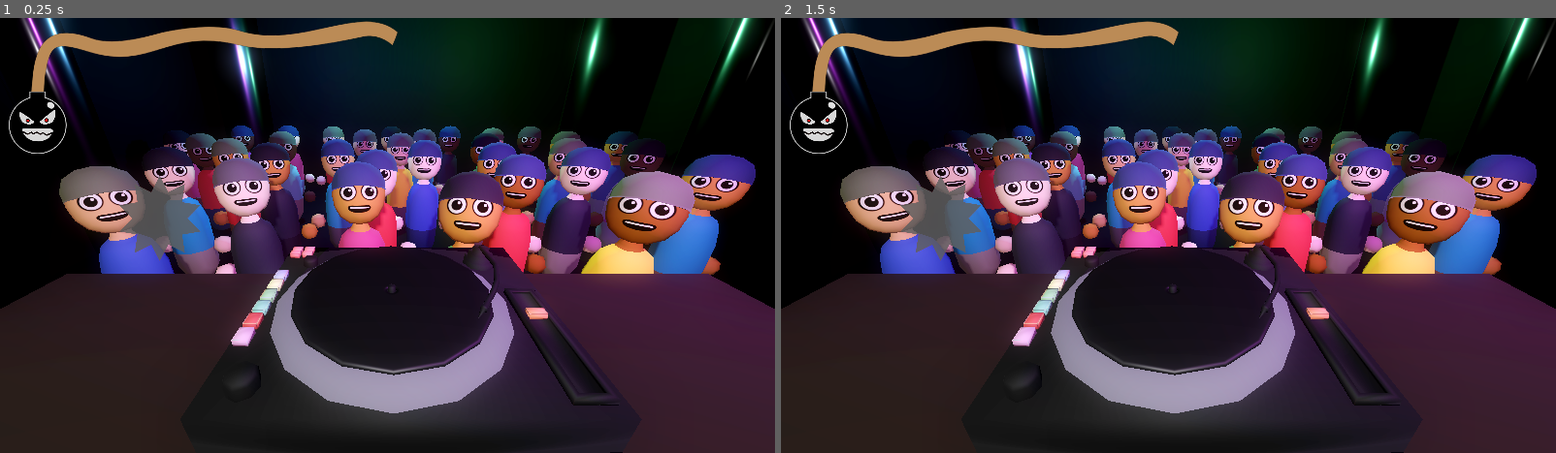
Above: before the commit, frames 1-2 (left to right).
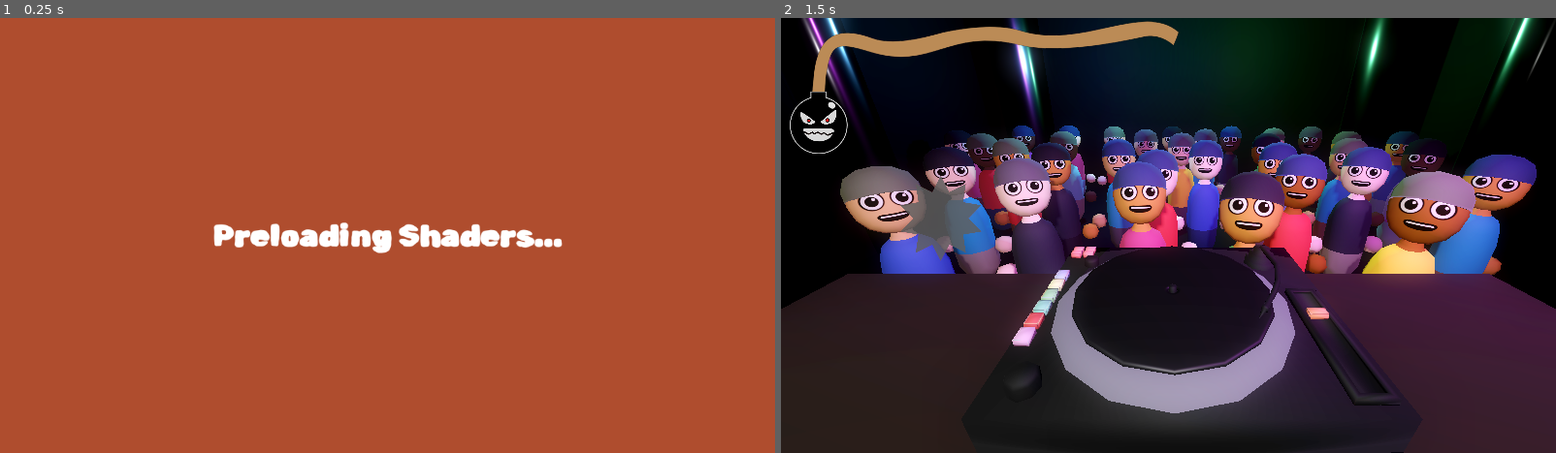
Above: after the commit, the same moments.

Repository: petegilb/rhythmjam
Game: Godot game, scene res://levels/main.tscn
The game is run twice, just before and just after one commit, with the same random seed, the same clock (stepped at 60 frames per second) and the same inputs. Sound files missing from this copy of the repository are replaced by a short silence.
Inputs (mouse positions are in pixels of both pictures, inside the frame that each line leads up to):
- Up to frame 1 (0.25 s): no input
- Up to frame 2 (1.5 s): move the mouse to (1339, 213) at 0.52 s; hold Right (ui_right) 0.53-1.28 s; tap Space (space) at 0.6, 1.35 s; tap Enter at 1.25 s; move the mouse to (1013, 257) at 1.27 s; hold Left (ui_left) from 1.28 s (still down)

The runs differ from the first frame. In frame 1, 99% of the frame differs, in the area x 0-100%, y 0-100%; in frame 2, nothing differs.

Commit message:
preload/loading screen to deal with hitches in web build + screenshots

Diff:
--- a/levels/level1.tscn
+++ b/levels/level1.tscn
@@ -6,9 +6,8 @@
 [ext_resource type="PackedScene" uid="uid://bl8b6x6mwrh0h" path="res://assets/turntable.glb" id="4_ua5ty"]
 [ext_resource type="AudioStream" uid="uid://dd0pvomso2b5i" path="res://music/RhythmGame Fuse.mp3" id="6_8hd6v"]
 [ext_resource type="PackedScene" uid="uid://145w4lranmv8" path="res://assets/bomb.glb" id="6_pdpul"]
-[ext_resource type="Texture2D" uid="uid://dkdpxrathxbhb" path="res://assets/fuse/Flare01.png" id="7_omn1t"]
+[ext_resource type="PackedScene" uid="uid://c6pujggm7quru" path="res://scenes/fuse_particle.tscn" id="7_omn1t"]
 [ext_resource type="PackedScene" uid="uid://pybfbku7se80" path="res://crowd/crowd.tscn" id="8_045es"]
-[ext_resource type="Material" uid="uid://nkrer8w18isu" path="res://materials/fuse_particle_mat.tres" id="8_lf3p4"]
 [ext_resource type="Script" uid="uid://bc6ttn0hc1rg7" path="res://crowd/crowd_manager.gd" id="8_omn1t"]
 
 [sub_resource type="Environment" id="Environment_txtq1"]
@@ -121,16 +120,6 @@
 &"win": SubResource("Animation_lf3p4")
 }
 
-[sub_resource type="StandardMaterial3D" id="StandardMaterial3D_045es"]
-transparency = 1
-cull_mode = 2
-shading_mode = 0
-vertex_color_use_as_albedo = true
-albedo_texture = ExtResource("7_omn1t")
-
-[sub_resource type="QuadMesh" id="QuadMesh_045es"]
-size = Vector2(0.05, 0.05)
-
 [node name="Level1" type="Node3D" unique_id=359005921]
 
 [node name="DirectionalLight3D" type="DirectionalLight3D" parent="." unique_id=48410384]
@@ -242,14 +231,8 @@
 unique_name_in_owner = true
 stream = ExtResource("6_8hd6v")
 
-[node name="FuseParticle" type="GPUParticles3D" parent="turntable/record/bomb" unique_id=1300762357]
-transform = Transform3D(1.0000006, -1.1920929e-07, 2.9802322e-08, -2.9802322e-08, 1.0000002, -2.0861626e-07, 8.940697e-08, 0, 1.0000006, 0.007646084, 0.33651924, -0.14548302)
-material_override = SubResource("StandardMaterial3D_045es")
-emitting = false
-amount = 20
-lifetime = 0.09999999999999999
-process_material = ExtResource("8_lf3p4")
-draw_pass_1 = SubResource("QuadMesh_045es")
+[node name="FuseParticle" parent="turntable/record/bomb" unique_id=1382433138 instance=ExtResource("7_omn1t")]
+transform = Transform3D(1.0000006, 2.9802312e-08, -8.940696e-08, -2.9802322e-08, 1.0000002, -1.4210855e-14, 8.940696e-08, 1.6875382e-14, 1.0000006, 0.007646084, 0.33651924, -0.14548302)
 
 [node name="crowd" type="Node3D" parent="." unique_id=1661353956]
 
@@ -356,3 +339,6 @@
 script = ExtResource("8_omn1t")
 
 [node name="CrowdAnimator" type="AnimationPlayer" parent="CrowdManager" unique_id=994830917]
+
+[node name="PreloadLocation" type="Node3D" parent="." unique_id=934913026]
+transform = Transform3D(1, 0, 0, 0, 1, 0, 0, 0, 1, 0, 1.6964688, 6.02969)
--- a/levels/main.tscn
+++ b/levels/main.tscn
@@ -1,12 +1,20 @@
 [gd_scene format=3 uid="uid://d3hjcx5p28i8t"]
 
 [ext_resource type="Script" uid="uid://barn6g7q5gsvo" path="res://main.gd" id="1_wdj6m"]
+[ext_resource type="PackedScene" uid="uid://145w4lranmv8" path="res://assets/bomb.glb" id="2_6et1j"]
 [ext_resource type="PackedScene" uid="uid://dsdpdkm1wvli4" path="res://ui/ui.tscn" id="2_wdj6m"]
+[ext_resource type="PackedScene" uid="uid://c6pujggm7quru" path="res://scenes/fuse_particle.tscn" id="3_etqu2"]
 [ext_resource type="PackedScene" uid="uid://bbnvgii0pgkur" path="res://levels/level1.tscn" id="3_l8qe7"]
+[ext_resource type="PackedScene" uid="uid://bl8b6x6mwrh0h" path="res://assets/turntable.glb" id="4_jw1n3"]
 [ext_resource type="AudioStream" uid="uid://bd2usumki4ijd" path="res://music/RhythmGame victory.mp3" id="4_m1504"]
+[ext_resource type="PackedScene" uid="uid://b3erx0sva6x6y" path="res://assets/record.glb" id="5_xdh4e"]
+[ext_resource type="PackedScene" uid="uid://c0onclnmjka4m" path="res://scenes/fuse_cursor.tscn" id="6_jw1n3"]
+[ext_resource type="PackedScene" uid="uid://pybfbku7se80" path="res://crowd/crowd.tscn" id="7_xdh4e"]
+[ext_resource type="Theme" uid="uid://kjkyjl1nqctl" path="res://fonts/default_theme.tres" id="11_xdh4e"]
 
 [node name="Main" type="Node2D" unique_id=1758961681]
 script = ExtResource("1_wdj6m")
+preloader_scenes = Array[PackedScene]([ExtResource("2_6et1j"), ExtResource("3_etqu2"), ExtResource("4_jw1n3"), ExtResource("5_xdh4e"), ExtResource("6_jw1n3"), ExtResource("7_xdh4e")])
 
 [node name="MusicPlayer" type="AudioStreamPlayer" parent="." unique_id=1844480474]
 
@@ -20,3 +28,38 @@
 
 [node name="EndMusicPlayer" type="AudioStreamPlayer" parent="." unique_id=652977411]
 stream = ExtResource("4_m1504")
+
+[node name="CanvasLayer" type="CanvasLayer" parent="." unique_id=1261141915]
+
+[node name="LoadingRect" type="ColorRect" parent="CanvasLayer" unique_id=319118739]
+visible = false
+anchors_preset = 8
+anchor_left = 0.5
+anchor_top = 0.5
+anchor_right = 0.5
+anchor_bottom = 0.5
+offset_left = -576.0
+offset_top = -324.0
+offset_right = 576.0
+offset_bottom = 324.0
+grow_horizontal = 2
+grow_vertical = 2
+size_flags_horizontal = 3
+size_flags_vertical = 3
+color = Color(0.6856343, 0.30088243, 0.18015328, 1)
+
+[node name="Label" type="Label" parent="CanvasLayer/LoadingRect" unique_id=1427783777]
+layout_mode = 1
+anchors_preset = 8
+anchor_left = 0.5
+anchor_top = 0.5
+anchor_right = 0.5
+anchor_bottom = 0.5
+offset_left = -260.5
+offset_top = -28.0
+offset_right = 260.5
+offset_bottom = 28.0
+grow_horizontal = 2
+grow_vertical = 2
+theme = ExtResource("11_xdh4e")
+text = "Preloading Shaders..."
--- a/main.gd
+++ b/main.gd
@@ -23,6 +23,8 @@
 @onready var ui_lose_screen = $Ui/CanvasLayer/LoseScreen
 @onready var fuse_particle: GPUParticles3D = $Level1/turntable/record/bomb/FuseParticle
 @onready var fuse_particle2D: GPUParticles2D = $Ui/GameUI/FuseCursor
+@onready var preload_location: Node3D = $Level1/PreloadLocation
+@onready var loading_rect: Control = $CanvasLayer/LoadingRect
 
 const UI_NOTE_SPEED = 1.0
 const INPUT_MARGIN = 0.08
@@ -61,6 +63,9 @@
 var evil_laugh_sfx: AudioStream = preload("res://music/evil_laugh.wav")
 var woosh_sfx: AudioStream = preload("res://music/woosh.wav")
 var spin_sfx: AudioStream = preload("res://music/400685__supersnd__fidget-spinner1.wav")
+
+# preloader stuff
+@export var preloader_scenes: Array[PackedScene]
 
 # referenced this video: https://www.youtube.com/watch?v=9XcLoEVnjrA
 
@@ -259,6 +264,11 @@
 	fuse_pause = HIT_PAUSE
 
 func _ready() -> void:
+	# preload shaders and everything...
+	loading_rect.visible = true
+	await preload_shaders()
+	loading_rect.visible = false
+
 	# get record
 	record = level.get_node("turntable/record")
 	bomb = level.get_node("turntable/record/bomb")
@@ -271,3 +281,28 @@
 func _process(delta: float) -> void:
 	if music_player.is_playing() and not game_over:
 		update_song(delta)
+
+func preload_shaders() -> void:
+	for scene in preloader_scenes:
+		var new_scene := scene.instantiate()
+		if new_scene is Node3D:
+			preload_location.add_child(new_scene)
+			new_scene.global_position = preload_location.global_position
+		else:
+			# 2D / CanvasItem must live in a canvas to be drawn at all
+			add_child(new_scene)
+		_force_emit(new_scene)
+		# two frames: one to spawn particles, one to draw+compile
+		await get_tree().process_frame
+		await get_tree().process_frame
+		await get_tree().process_frame
+		new_scene.queue_free()
+
+func _force_emit(n: Node) -> void:
+	var all := n.find_children("*", "GPUParticles3D", true, false) \
+		+ n.find_children("*", "GPUParticles2D", true, false)
+	if n is GPUParticles3D or n is GPUParticles2D:
+		all.append(n)
+	for p in all:
+		p.emitting = true
+		p.restart()
--- /dev/null
+++ b/scenes/fuse_cursor.tscn
@@ -0,0 +1,21 @@
+[gd_scene format=3 uid="uid://c0onclnmjka4m"]
+
+[ext_resource type="Texture2D" uid="uid://dkdpxrathxbhb" path="res://assets/fuse/Flare01.png" id="1_lhqwn"]
+
+[sub_resource type="ParticleProcessMaterial" id="ParticleProcessMaterial_pa1oa"]
+particle_flag_align_y = true
+spread = 140.999
+initial_velocity_min = 25.0
+initial_velocity_max = 50.0
+radial_velocity_min = -2.2351742e-05
+radial_velocity_max = -2.2351742e-05
+gravity = Vector3(0, 0, 0)
+scale_min = 0.049999997
+scale_max = 0.099999994
+color = Color(0.9599507, 0.44175455, 0, 1)
+
+[node name="FuseCursor" type="GPUParticles2D" unique_id=250695563]
+amount = 12
+texture = ExtResource("1_lhqwn")
+lifetime = 0.16
+process_material = SubResource("ParticleProcessMaterial_pa1oa")
--- /dev/null
+++ b/scenes/fuse_particle.tscn
@@ -0,0 +1,23 @@
+[gd_scene format=3 uid="uid://c6pujggm7quru"]
+
+[ext_resource type="Texture2D" uid="uid://dkdpxrathxbhb" path="res://assets/fuse/Flare01.png" id="1_eov58"]
+[ext_resource type="Material" uid="uid://nkrer8w18isu" path="res://materials/fuse_particle_mat.tres" id="2_1iui1"]
+
+[sub_resource type="StandardMaterial3D" id="StandardMaterial3D_045es"]
+transparency = 1
+cull_mode = 2
+shading_mode = 0
+vertex_color_use_as_albedo = true
+albedo_texture = ExtResource("1_eov58")
+
+[sub_resource type="QuadMesh" id="QuadMesh_045es"]
+size = Vector2(0.05, 0.05)
+
+[node name="FuseParticle" type="GPUParticles3D" unique_id=1382433138]
+transform = Transform3D(1.0000006, -1.1920929e-07, 2.9802322e-08, -2.9802322e-08, 1.0000002, -2.0861626e-07, 8.940697e-08, 0, 1.0000006, 0, 0, 0)
+material_override = SubResource("StandardMaterial3D_045es")
+emitting = false
+amount = 20
+lifetime = 0.09999999999999999
+process_material = ExtResource("2_1iui1")
+draw_pass_1 = SubResource("QuadMesh_045es")
--- a/ui/ui.tscn
+++ b/ui/ui.tscn
@@ -5,22 +5,10 @@
 [ext_resource type="Texture2D" uid="uid://dlicb82xm5ay6" path="res://assets/exclamation/exclamation_shape.png" id="3_wl5ax"]
 [ext_resource type="Texture2D" uid="uid://csvr8piltco45" path="res://assets/progressui/ui_bomb.png" id="4_tf0e0"]
 [ext_resource type="Texture2D" uid="uid://csenl768sjoae" path="res://assets/progressui/ui_fuse.png" id="5_obcwv"]
-[ext_resource type="Texture2D" uid="uid://dkdpxrathxbhb" path="res://assets/fuse/Flare01.png" id="6_ay4pc"]
 [ext_resource type="Texture2D" uid="uid://tpd8h43e8jxo" path="res://assets/win_screen.png" id="6_obcwv"]
+[ext_resource type="PackedScene" uid="uid://c0onclnmjka4m" path="res://scenes/fuse_cursor.tscn" id="6_pa1oa"]
 [ext_resource type="Theme" uid="uid://kjkyjl1nqctl" path="res://fonts/default_theme.tres" id="7_bo1jx"]
 [ext_resource type="Texture2D" uid="uid://db25r2vwe5wkl" path="res://assets/lose_screen.png" id="8_gycre"]
-
-[sub_resource type="ParticleProcessMaterial" id="ParticleProcessMaterial_pa1oa"]
-particle_flag_align_y = true
-spread = 140.999
-initial_velocity_min = 25.0
-initial_velocity_max = 50.0
-radial_velocity_min = -2.2351742e-05
-radial_velocity_max = -2.2351742e-05
-gravity = Vector3(0, 0, 0)
-scale_min = 0.049999997
-scale_max = 0.099999994
-color = Color(0.9599507, 0.44175455, 0, 1)
 
 [node name="Ui" type="Control" unique_id=569277813]
 layout_mode = 3
@@ -83,12 +71,8 @@
 texture = ExtResource("4_tf0e0")
 expand_mode = 1
 
-[node name="FuseCursor" type="GPUParticles2D" parent="GameUI" unique_id=177414307]
+[node name="FuseCursor" parent="GameUI" unique_id=250695563 instance=ExtResource("6_pa1oa")]
 position = Vector2(585, 32)
-amount = 12
-texture = ExtResource("6_ay4pc")
-lifetime = 0.16
-process_material = SubResource("ParticleProcessMaterial_pa1oa")
 
 [node name="CanvasLayer" type="CanvasLayer" parent="." unique_id=1323830025]
 
Binary file added: assets/thumbnail.png
Not shown, added: assets/thumbnail.png.import
Binary file added: screenshots/bpm_game_screenshot1.png
Not shown, added: screenshots/bpm_game_screenshot1.png.import
Binary file added: screenshots/bpm_game_screenshot2.png
Not shown, added: screenshots/bpm_game_screenshot2.png.import
Binary file added: screenshots/bpm_game_screenshot3.png
Not shown, added: screenshots/bpm_game_screenshot3.png.import
Binary file added: screenshots/bpm_game_screenshot4.png
Not shown, added: screenshots/bpm_game_screenshot4.png.import
Not shown, added: assets/thumbnail.af
